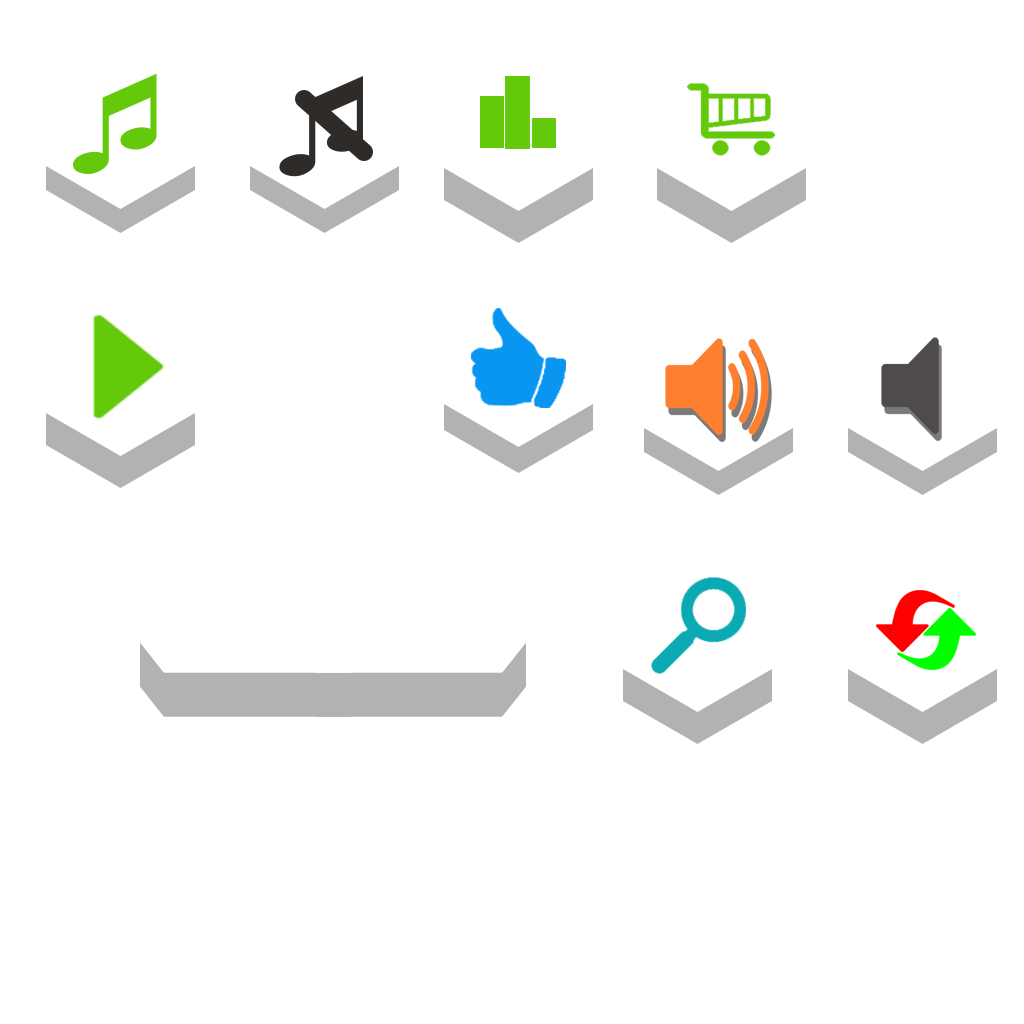
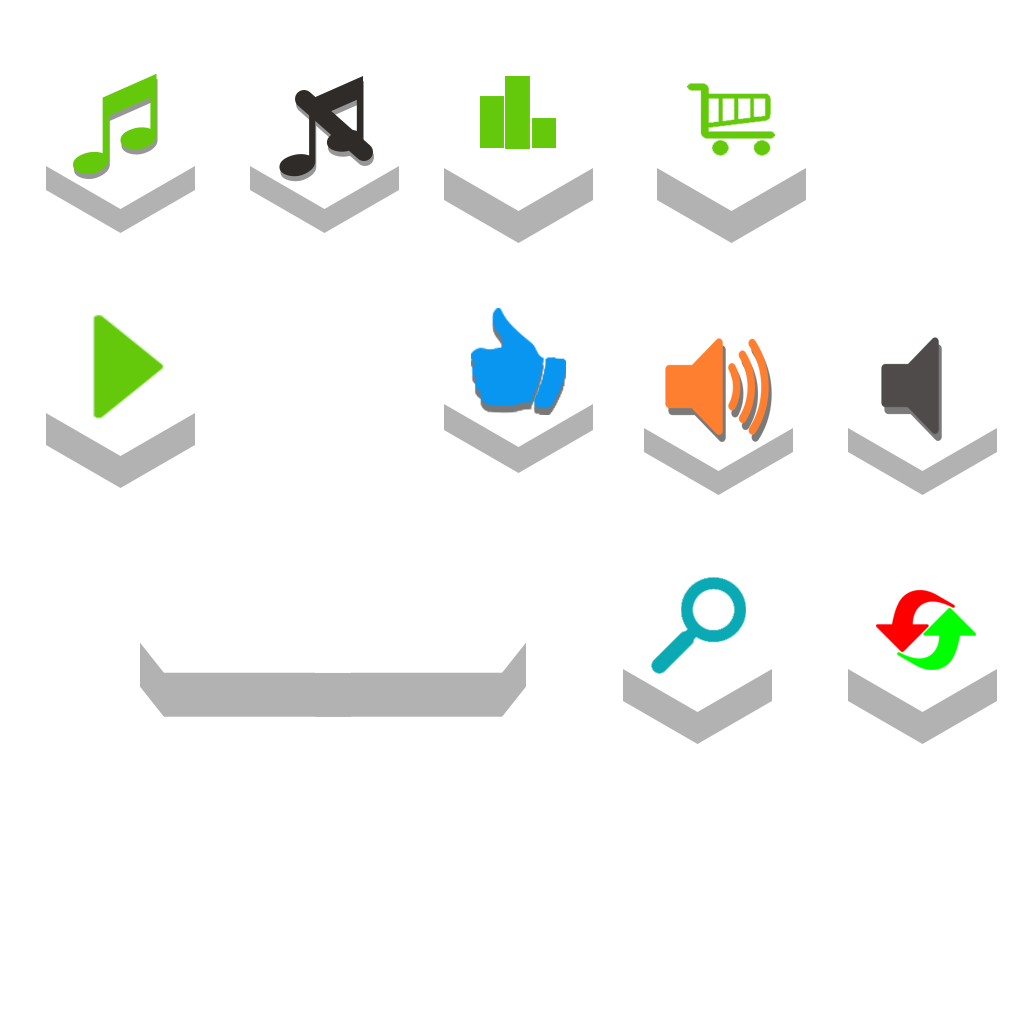
Layer changes from the first 1024 × 1024 image to the second:
added layer "Layer 11 copy" (53%) in group "RATE" over [left=471, top=319, right=566, bottom=415]
added layer "Layer 19" (41%) in group "Music" over [left=74, top=78, right=374, bottom=182]
